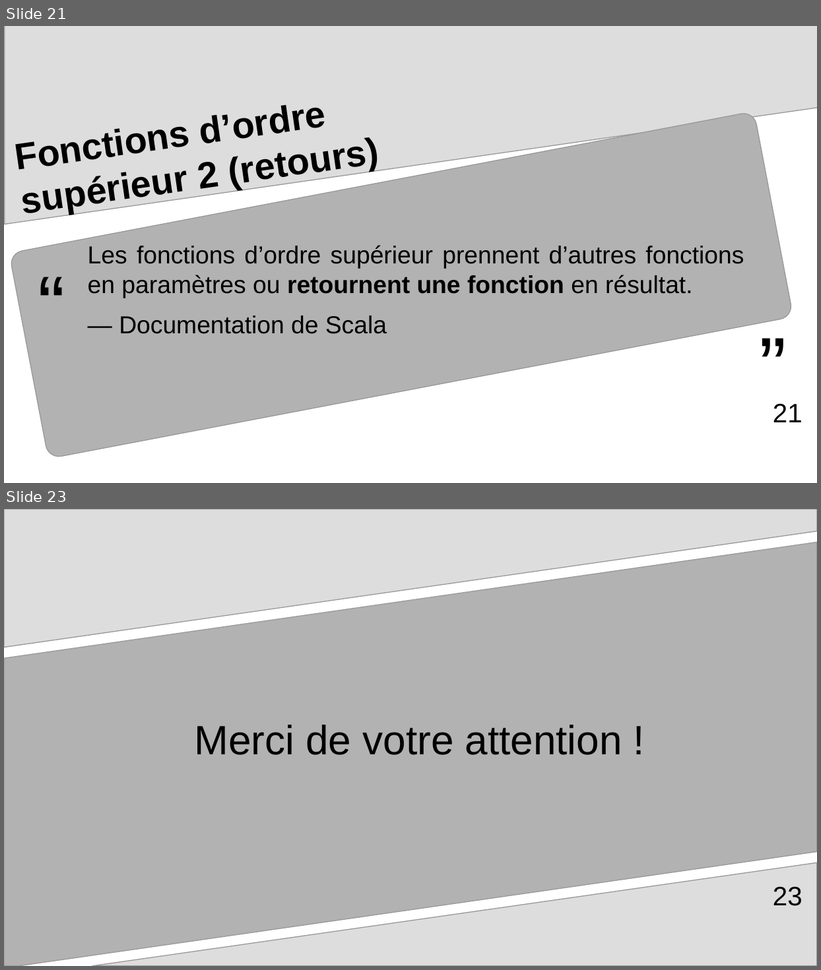
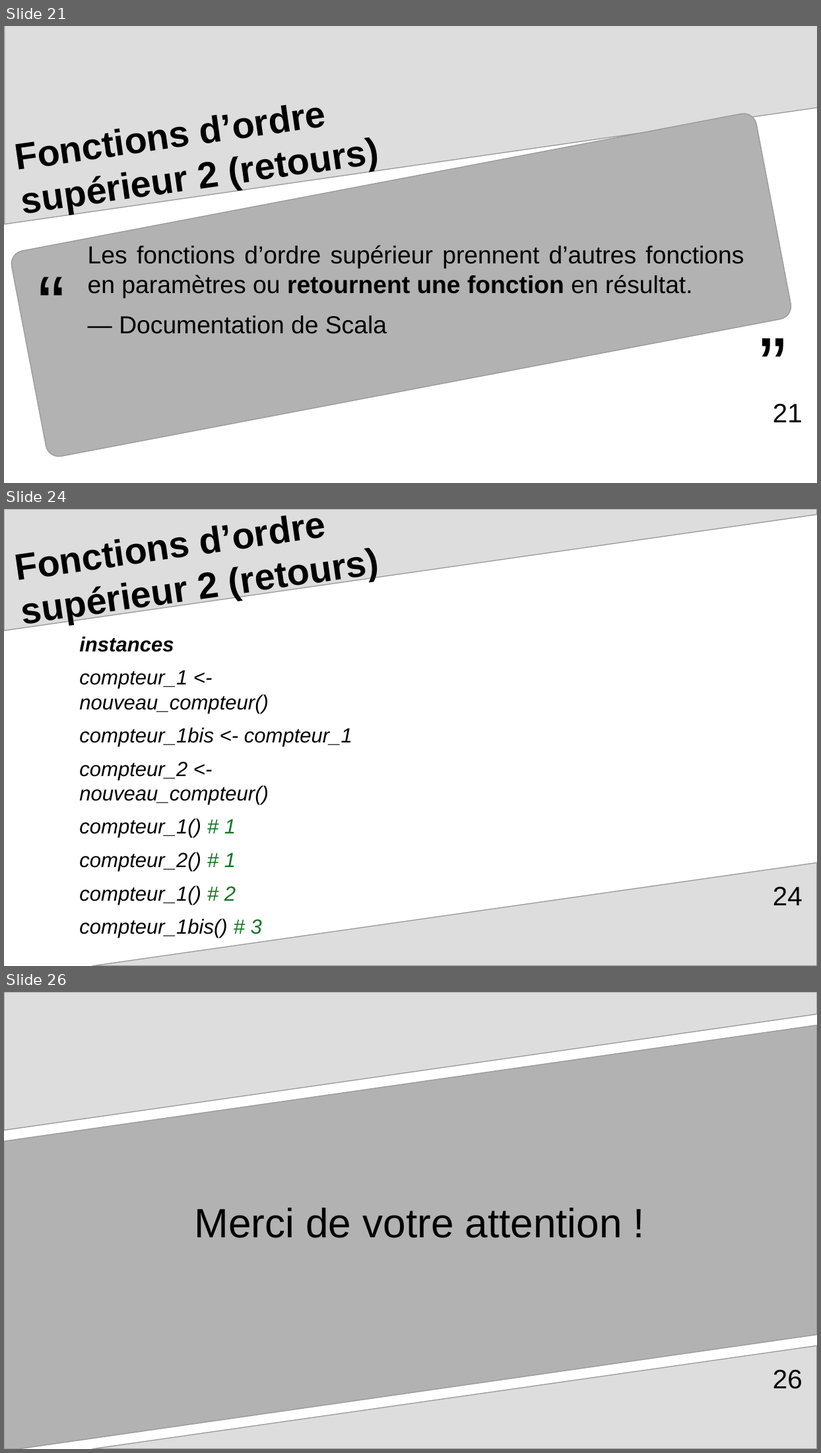
Before and after one commit to arnaud-feldmann/formation_r_drieets_prog_fonctionnelle, a slide deck: presentation.odp. Shown one above the other, each under a label of ours: slides 21 and 23 before the commit, slides 21, 24 and 26 after it; the slides between them are not shown. The pictures are 821x970 and 821x1453 pixels, drawn with LibreOffice and Linux fonts; fonts in the diff are those of the drawing. Boxes give left, top, right and bottom in pixels: in the first picture for what was removed or moved away, otherwise in the second. Text is boxed around its words. In the diff, an @@ line names an element or a change of style, - is before the commit and + after.

Commit message:
presentation : fonctions d'ordre supérieur 2

```diff
--- a/presentation.odp
+++ b/presentation.odp
@@ slide 24 added at (x1=4, y1=509, x2=817, y2=966), background #FFFFFF; not listed: 1 template element that a slide beside it also shows @@
@@ freeform shape added at (x1=4, y1=509, x2=817, y2=630), fill #DDDDDD, outline #999999 0.85 pt @@
@@ title added at (x1=199, y1=516, x2=292, y2=603), 36 pt, text #000000, bold @@
+Fonctions d’ordre
+supérieur 2 (retours)
@@ text added at (x1=79, y1=636, x2=352, y2=938), 20 pt, text #000000, italic @@
+instances
+compteur_1 <- nouveau_compteur()
+compteur_1bis <- compteur_1
+compteur_2 <- nouveau_compteur()
+compteur_1() # 1
+compteur_2() # 1
+compteur_1() # 2
+compteur_1bis() # 3
@@ page number added at (x1=773, y1=887, x2=803, y2=906), 26 pt, text #000000 @@
+24
@@ what was slide 23 is now slide 26 @@
@@ page number at (x1=773, y1=1370, x2=803, y2=1389): text changed @@
-23
+26
```
Also in this commit, not shown: 3 other slides added, 1 slide removed.
